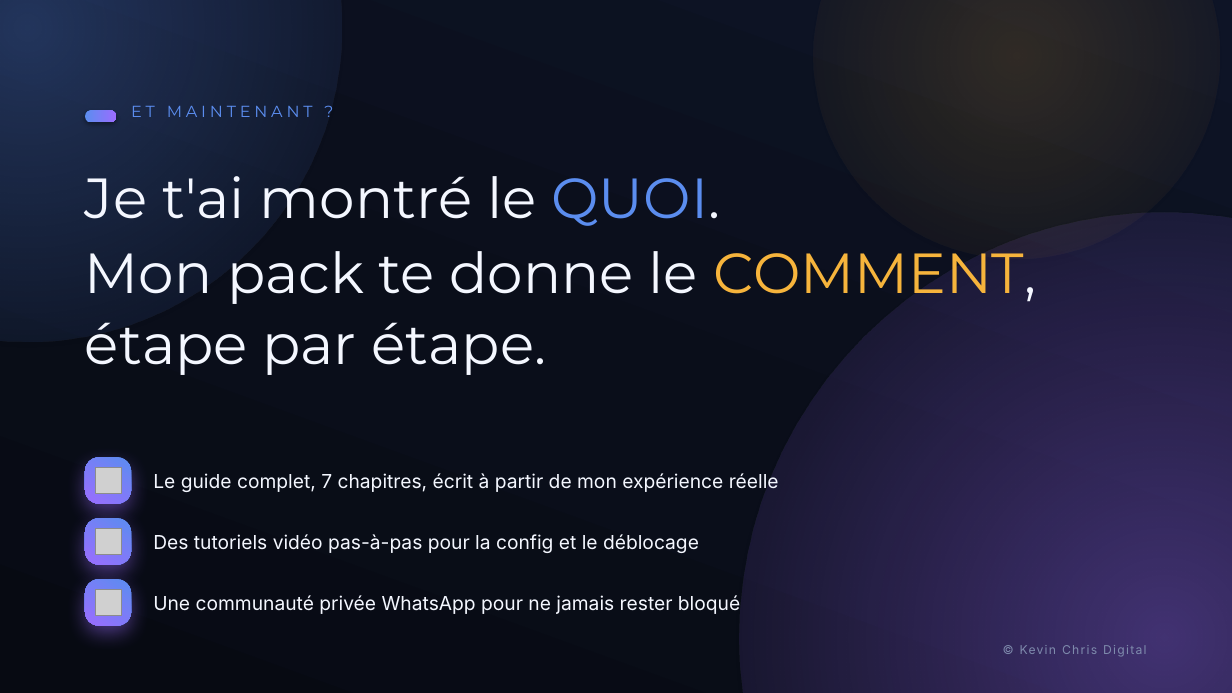
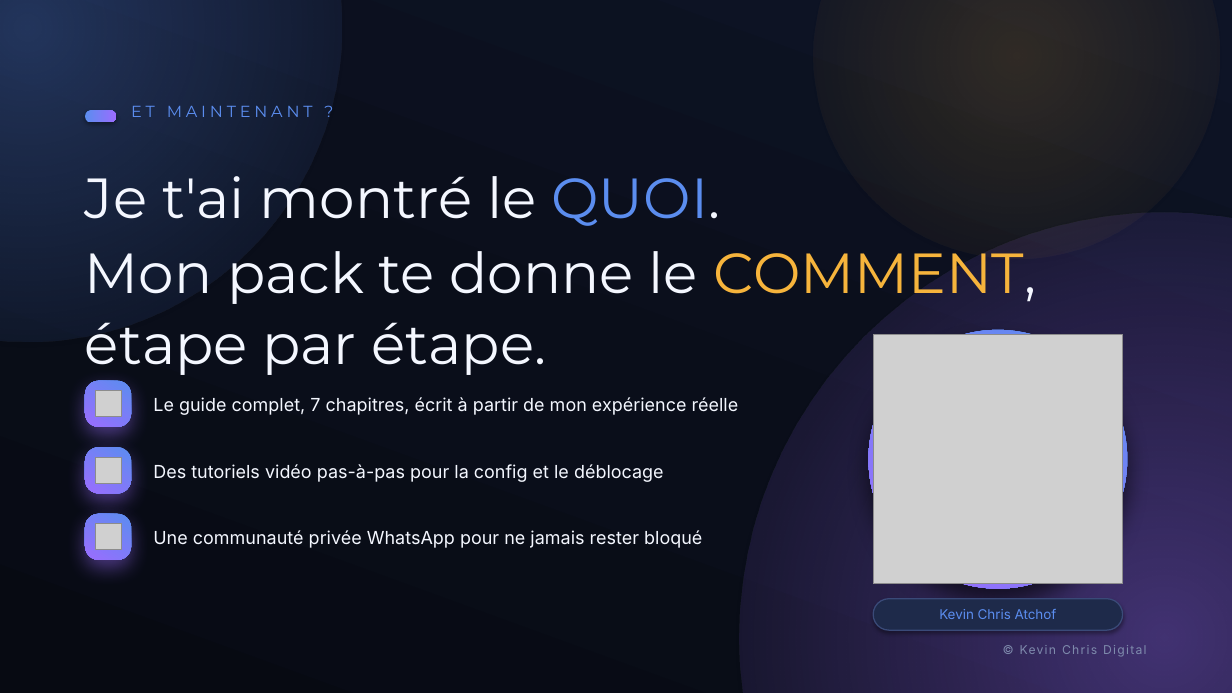
Before and after one commit to StartupicDigital-geek/test-1, a slide deck: slide 19 of Masterclass_Facebook_KevinChris_REDESIGN.pptx. Drawn at 1232x693 pixels with LibreOffice and Linux fonts; fonts in the diff are those of the drawing; grey boxes stand for pictures. Boxes give left, top, right and bottom in pixels: in the first picture for what was removed or moved away, otherwise in the second. Text is boxed around its words. In the diff, an @@ line names an element or a change of style, - is before the commit and + after.

```diff
--- a/Masterclass_Facebook_KevinChris_REDESIGN.pptx
+++ b/Masterclass_Facebook_KevinChris_REDESIGN.pptx
@@ ellipse added at <box>869,330,1128,589</box>, fill gradient #5B8DEF to #9B6DFF @@
@@ picture added at <box>873,335,1123,584</box> @@
@@ rounded rectangle: place and size @@
-rounded rectangle at <box>85,457,131,504</box>
+rounded rectangle at <box>85,381,131,427</box>
@@ size 15 to 14 pt; line spacing 1 to 1.08 in 3 elements at <box>153,530,702,548</box>, <box>153,464,664,482</box>, <box>153,397,739,415</box> @@
@@ text "Le guide complet, 7 chapitres, ...": place and size @@
-text "Le guide complet, 7 chapitres, ..." at <box>153,473,779,492</box>
+text "Le guide complet, 7 chapitres, ..." at <box>153,397,739,415</box>
@@ picture: place and size @@
-picture at <box>95,468,121,494</box>
+picture at <box>95,391,121,417</box>
@@ rounded rectangle: place and size @@
-rounded rectangle at <box>85,518,131,565</box>
+rounded rectangle at <box>85,447,131,494</box>
@@ text "Des tutoriels vidéo pas-à-pas pour ...": place and size @@
-text "Des tutoriels vidéo pas-à-pas pour ..." at <box>153,534,699,553</box>
+text "Des tutoriels vidéo pas-à-pas pour ..." at <box>153,464,664,482</box>
@@ picture: place and size @@
-picture at <box>95,529,121,555</box>
+picture at <box>95,457,121,483</box>
@@ rounded rectangle: place and size @@
-rounded rectangle at <box>85,579,131,626</box>
+rounded rectangle at <box>85,514,131,560</box>
@@ picture: place and size @@
-picture at <box>95,590,121,616</box>
+picture at <box>95,524,121,550</box>
@@ text "Une communauté privée WhatsApp pour ...": place and size @@
-text "Une communauté privée WhatsApp pour ..." at <box>153,595,740,614</box>
+text "Une communauté privée WhatsApp pour ..." at <box>153,530,702,548</box>
@@ rounded rectangle added at <box>873,599,1123,630</box>, fill #1E2A4A, outline #3A4A78 1 pt @@
@@ text added at <box>939,609,1057,619</box>, 10.5 pt, text gradient #5B8DEF to #9B6DFF @@
+Kevin Chris Atchof
```
Also in this commit, not shown: 1 other slide changed, 1 other file.
